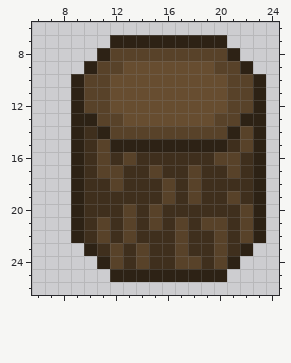
Pixel-art sprite -- assets/objects/wooden_stake_1.png. This is how it looked before the edit.
The file is 64x64 pixels, drawn in blocks of 2x2; one block is one cell here. Shown: x 6..24, y 6..26.
And afterwards:
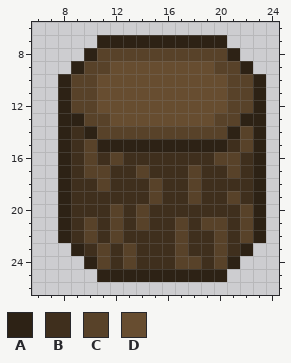
Palette (. is transparent): A #2d2215  B #3f2f1d  C #584229  D #674d30
Difference:
Colour A is added in row 7 at x 11; in row 8 at x 10; in row 9 at x 9; in rows 10 to 22 at x 8; in row 23 at x 9; in row 24 at x 10.
Colour A is added in row 25 at x 11.
Colour A replaces colour B in row 14 at x 10.
Colour A replaces colour C in row 15 at x 11.
Colour B replaces colour A in rows 14 to 22 at x 9; in row 23 at x 10.
Colour B replaces colour C in row 16 at x 11 and 13; in row 17 at x 12 and 15; in row 18 at x 12 and 16; in row 19 at x 16; in row 20 at x 13 and 15; in row 21 at x 11, 13 and 15.
Colour B replaces colour C in row 22 at x 11 and 13; in rows 23 to 24 at x 12 and 14.
Colour C replaces colour A in row 8 at x 11; in row 9 at x 10; in rows 10 to 12 at x 9; in row 13 at x 10; in row 14 at x 11; in row 24 at x 11.
Colour C replaces colour B in row 15 at x 10; in row 16 at x 10 and 12; in row 17 at x 10 and 14; in row 18 at x 11 and 15; in row 19 at x 15; in row 20 at x 12 and 14.
Colour C replaces colour B in row 21 at x 10, 12 and 14; in row 22 at x 10 and 12; in row 23 at x 11 and 13; in row 24 at x 13.
Colour D replaces colour C in row 9 at x 12; in rows 10 to 12 at x 11; in row 13 at x 12.
Boxes around the changes in both pictures, in picture pixels (x1, y1, x2, y2):
changed: (58, 35, 175, 282)
